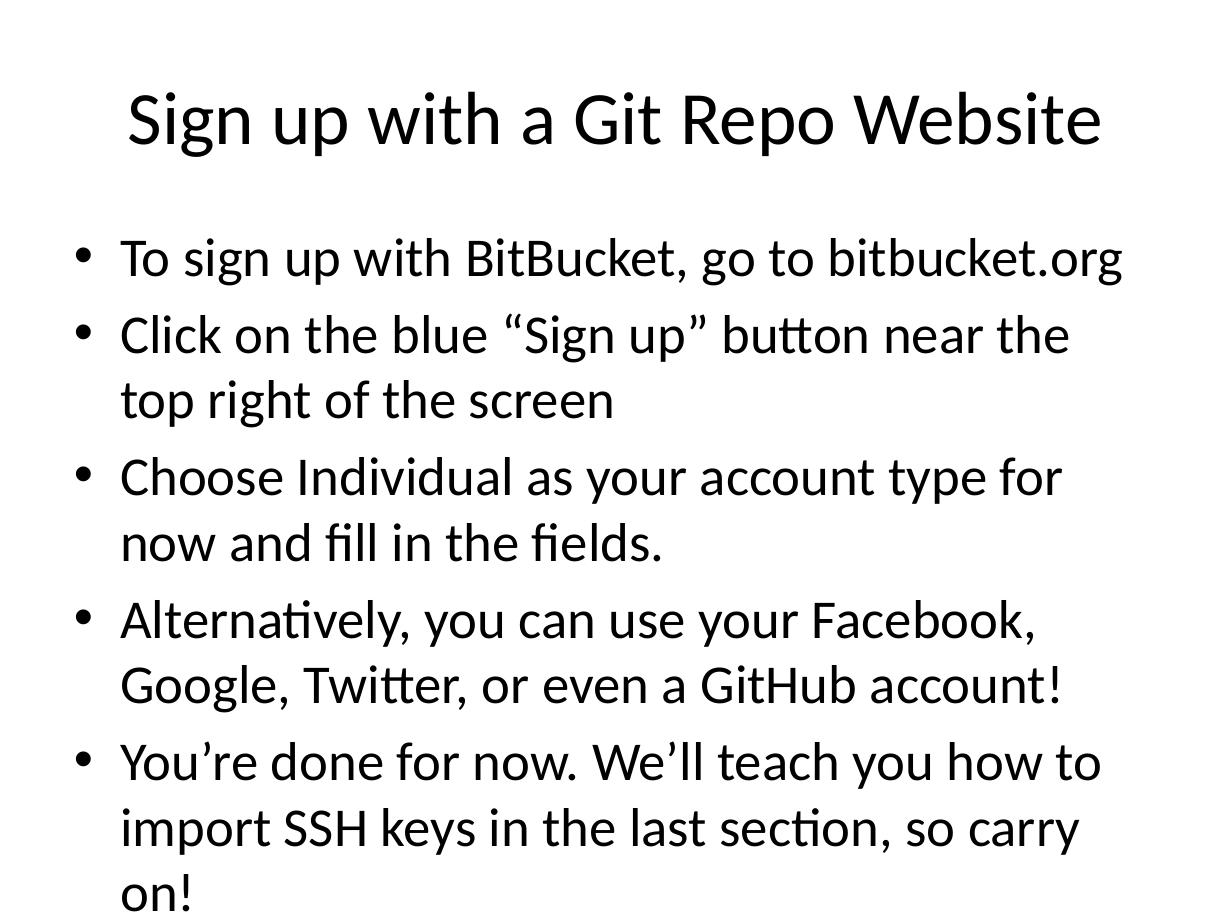
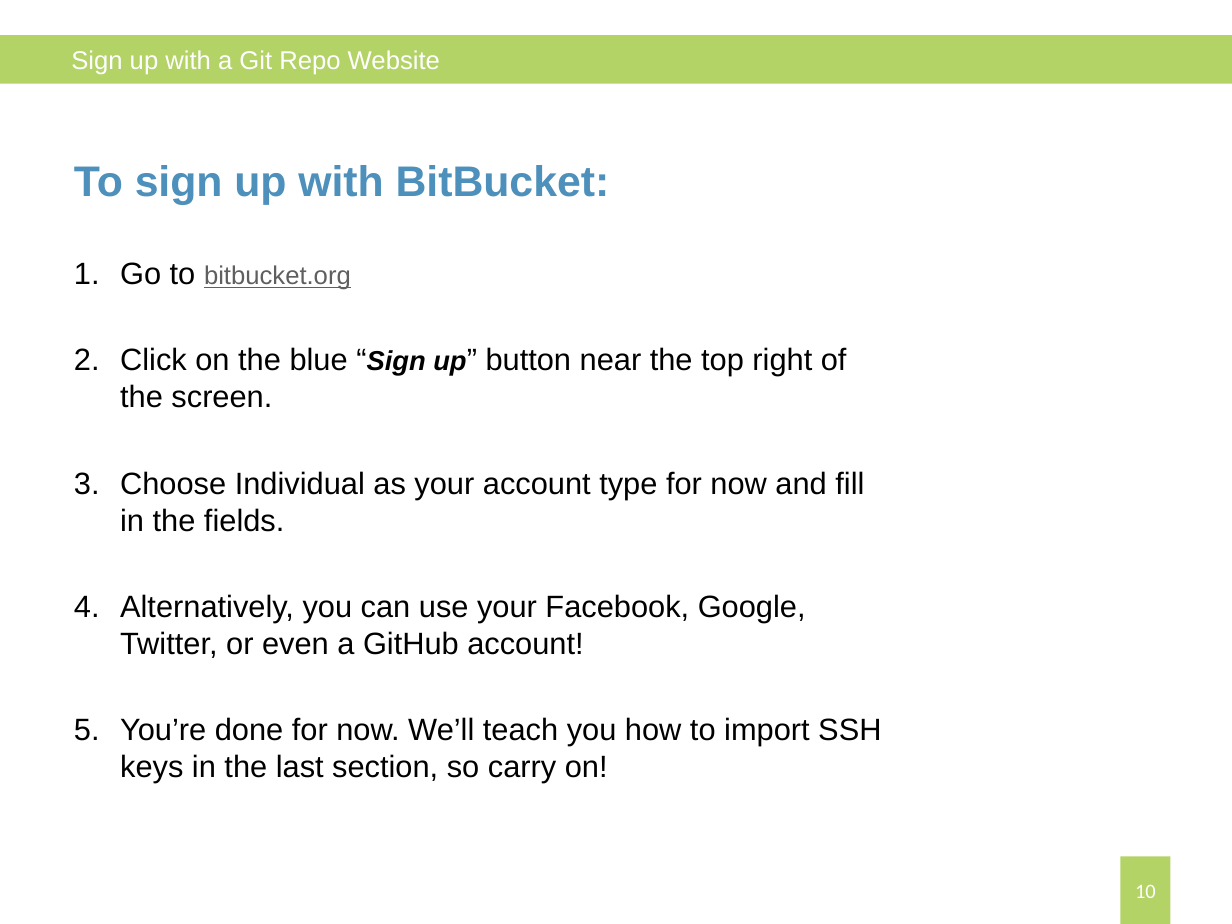
Before and after one commit to JaceTan/programming-notes, a slide deck: slide 10 of Preparing your computer for Git (Windows).pptx (slide 12 before the commit). Drawn at 1232x924 pixels with LibreOffice and Linux fonts; fonts in the diff are those of the drawing. Boxes give left, top, right and bottom in pixels: in the first picture for what was removed or moved away, otherwise in the second. Text is boxed around its words. In the diff, an @@ line names an element or a change of style, - is before the commit and + after.

```diff
--- a/Preparing your computer for Git (Windows).pptx
+++ b/Preparing your computer for Git (Windows).pptx
@@ rectangle added at (0,36,1232,84), fill #B3D366 @@
@@ text "Sign up with a Git ..." at (71,50,440,75): size 44 to 15 pt, font Calibri to Arial, text colour #000000 to #FFFFFF; alignment centre to left @@
@@ text "To sign up with BitBucket:": place and size @@
-text "To sign up with BitBucket:" at (120,238,1123,855)
+text "To sign up with BitBucket:" at (74,165,881,783)
@@ text at (74,165,847,408): text changed; size 32 to 18 pt; font Calibri to Arial @@
-• To sign up with BitBucket, go to bitbucket.org
-• Click on the blue “Sign up” button near the top right of the screen
+To sign up with BitBucket:
+1. Go to bitbucket.org
+2. Click on the blue “Sign up” button near the top right of the screen.
@@ text at (120,471,881,783): size 32 to 18 pt, font Calibri to Arial in "Choose Individual as your account type for ...", "Alternatively, you can use your Facebook, Google, ...", "You’re done for now. We’ll teach you ..."; bullet • to 1.; less space between paragraphs @@
@@ page number added at (1120,856,1170,924), fill #B3D366, 12 pt, text #FFFFFF @@
+10
```
Also in this commit, not shown: 11 other slides changed, 2 slides added, 6 slides removed, 3 other files.
